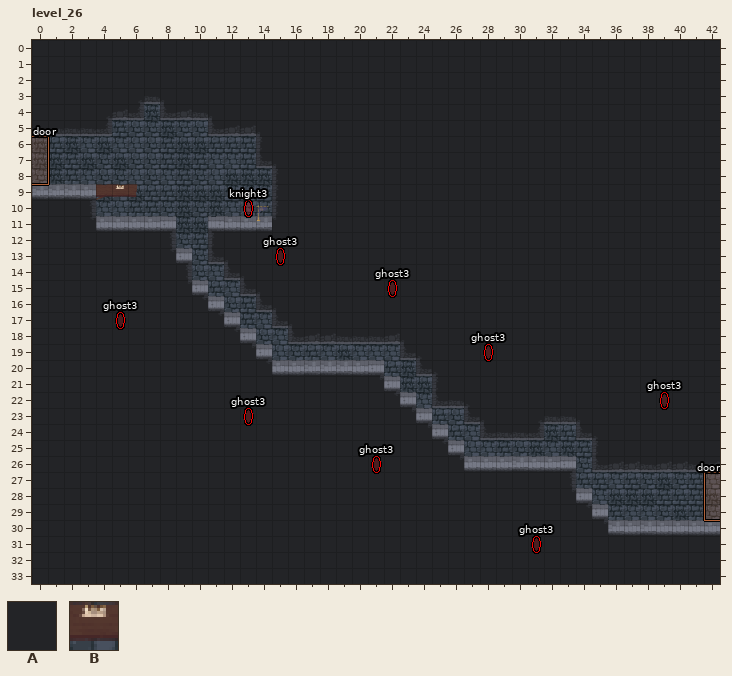
Two versions of a level (LDtk project, assets/map/world.ldtk). The picture above is the old version.
Cells are 64x64 px. Shown: level_26 x 0..42, y 0..33.
Key: from "collider": A 1 "stone", B 2 "wood".
_ is an empty cell.
Layers that did not change in this view are not listed.
Layer "collider" before, first column x 0:
 0 AAAAAAAAAAAAAAAAAAAAAAAAAAAAAAAAAAAAAAAAAAA
 1 AAAAAAAAAAAAAAAAAAAAAAAAAAAAAAAAAAAAAAAAAAA
 2 AAAAAAAAAAAAAAAAAAAAAAAAAAAAAAAAAAAAAAAAAAA
 3 AAAAAAAAAAAAAAAAAAAAAAAAAAAAAAAAAAAAAAAAAAA
 4 AAAAAAA_AAAAAAAAAAAAAAAAAAAAAAAAAAAAAAAAAAA
 5 AAAAA______AAAAAAAAAAAAAAAAAAAAAAAAAAAAAAAA
 6 ______________AAAAAAAAAAAAAAAAAAAAAAAAAAAAA
 7 ______________AAAAAAAAAAAAAAAAAAAAAAAAAAAAA
 8 _______________AAAAAAAAAAAAAAAAAAAAAAAAAAAA
 9 AAAABBB________AAAAAAAAAAAAAAAAAAAAAAAAAAAA
10 AAAA___________AAAAAAAAAAAAAAAAAAAAAAAAAAAA
11 AAAAAAAAA__AAAAAAAAAAAAAAAAAAAAAAAAAAAAAAAA
12 AAAAAAAAA__AAAAAAAAAAAAAAAAAAAAAAAAAAAAAAAA
13 AAAAAAAAAA_AAAAAAAAAAAAAAAAAAAAAAAAAAAAAAAA
14 AAAAAAAAAA__AAAAAAAAAAAAAAAAAAAAAAAAAAAAAAA
15 AAAAAAAAAAA__AAAAAAAAAAAAAAAAAAAAAAAAAAAAAA
16 AAAAAAAAAAAA__AAAAAAAAAAAAAAAAAAAAAAAAAAAAA
17 AAAAAAAAAAAAA__AAAAAAAAAAAAAAAAAAAAAAAAAAAA
18 AAAAAAAAAAAAAA__AAAAAAAAAAAAAAAAAAAAAAAAAAA
19 AAAAAAAAAAAAAAA________AAAAAAAAAAAAAAAAAAAA
20 AAAAAAAAAAAAAAAAAAAAAA__AAAAAAAAAAAAAAAAAAA
21 AAAAAAAAAAAAAAAAAAAAAAA__AAAAAAAAAAAAAAAAAA
22 AAAAAAAAAAAAAAAAAAAAAAAA_AAAAAAAAAAAAAAAAAA
23 AAAAAAAAAAAAAAAAAAAAAAAAA__AAAAAAAAAAAAAAAA
24 AAAAAAAAAAAAAAAAAAAAAAAAAA__AAAA__AAAAAAAAA
25 AAAAAAAAAAAAAAAAAAAAAAAAAAA________AAAAAAAA
26 AAAAAAAAAAAAAAAAAAAAAAAAAAAAAAAAAA_AAAAAAAA
27 AAAAAAAAAAAAAAAAAAAAAAAAAAAAAAAAAA_________
28 AAAAAAAAAAAAAAAAAAAAAAAAAAAAAAAAAAA________
29 AAAAAAAAAAAAAAAAAAAAAAAAAAAAAAAAAAAA_______
30 AAAAAAAAAAAAAAAAAAAAAAAAAAAAAAAAAAAAAAAAAAA
31 AAAAAAAAAAAAAAAAAAAAAAAAAAAAAAAAAAAAAAAAAAA
32 AAAAAAAAAAAAAAAAAAAAAAAAAAAAAAAAAAAAAAAAAAA
33 AAAAAAAAAAAAAAAAAAAAAAAAAAAAAAAAAAAAAAAAAAA
After the commit:
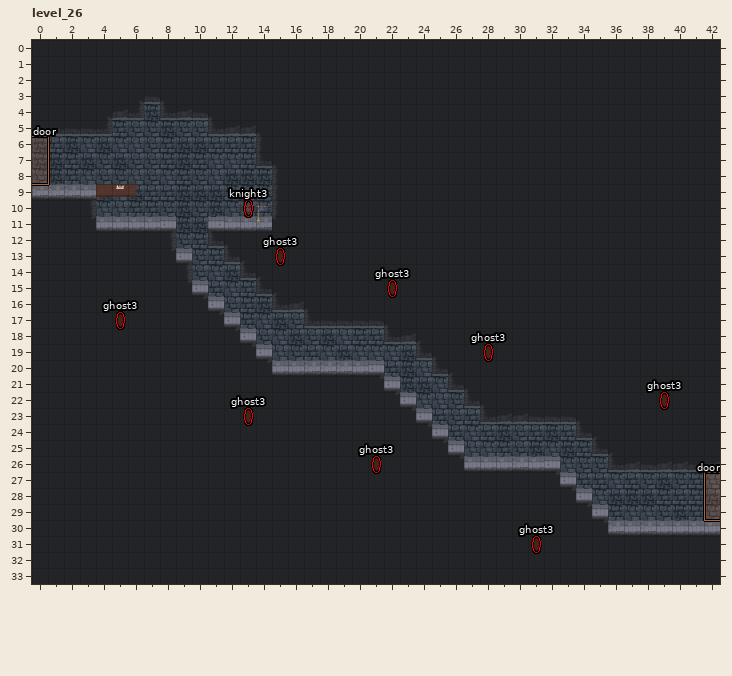
From old to new:
Changed rows in their new state; . is an unchanged cell.
Layer "collider":
first column x 11:
13 _........................
14 ._.......................
15 .._......................
16 ..._.....................
17 ....__...................
18 .....______..............
19 ............_............
20 ............._...........
21 .............._..........
22 ..............__.........
23 ................_........
24 .................____....
26 ......................_._
